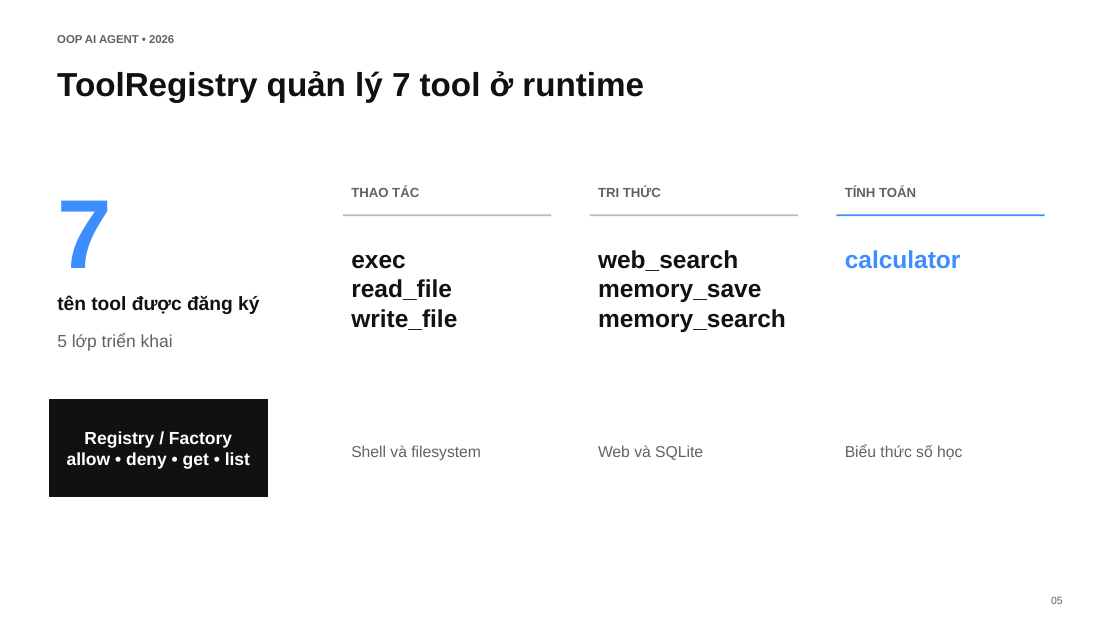
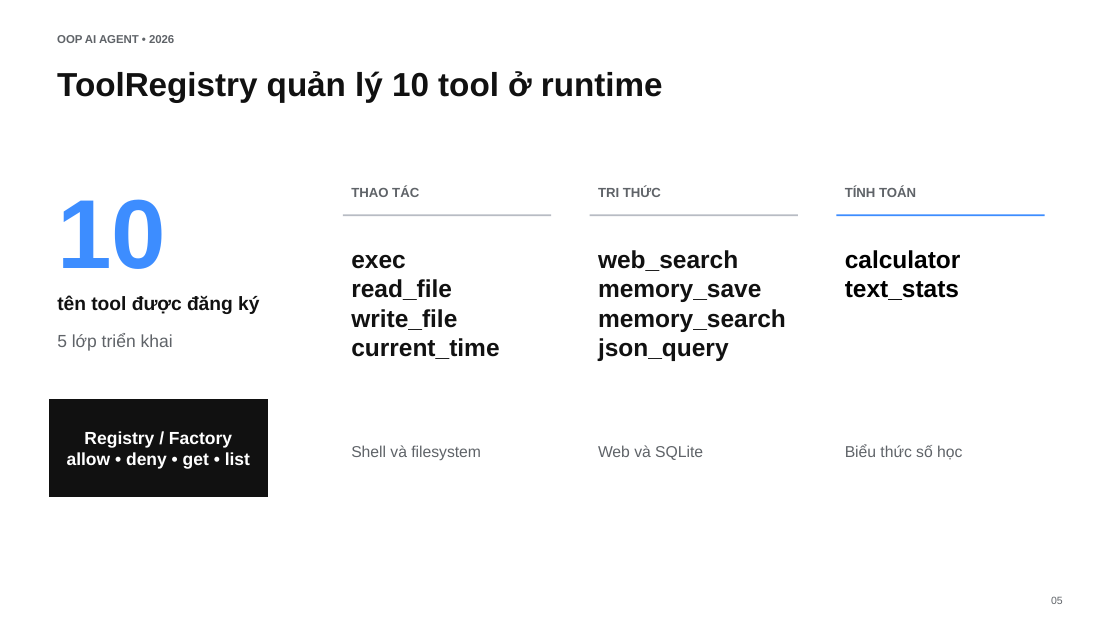
Before and after one commit to putindao/25127136_OopAgent, a slide deck: slide 5 of docs/Slide.pptx. Drawn at 1120x630 pixels with LibreOffice and Linux fonts; fonts in the diff are those of the drawing. Boxes give left, top, right and bottom in pixels: in the first picture for what was removed or moved away, otherwise in the second. Text is boxed around its words. In the diff, an @@ line names an element or a change of style, - is before the commit and + after.

```diff
--- a/docs/Slide.pptx
+++ b/docs/Slide.pptx
@@ text at [57,71,663,103]: text changed @@
-ToolRegistry quản lý 7 tool ở runtime
+ToolRegistry quản lý 10 tool ở runtime
@@ text at [57,199,166,269]: text changed @@
-7
+10
@@ text at [845,250,961,269]: text colour #3D8DFF to #000000 in "calculator" @@
@@ text at [845,281,959,300]: paragraph added @@
+text_stats
@@ text at [351,338,499,359]: paragraph added @@
+current_time
@@ text at [598,338,729,361]: paragraph added @@
+json_query
```
Also in this commit, not shown: 2 other slides changed, 18 other files.
